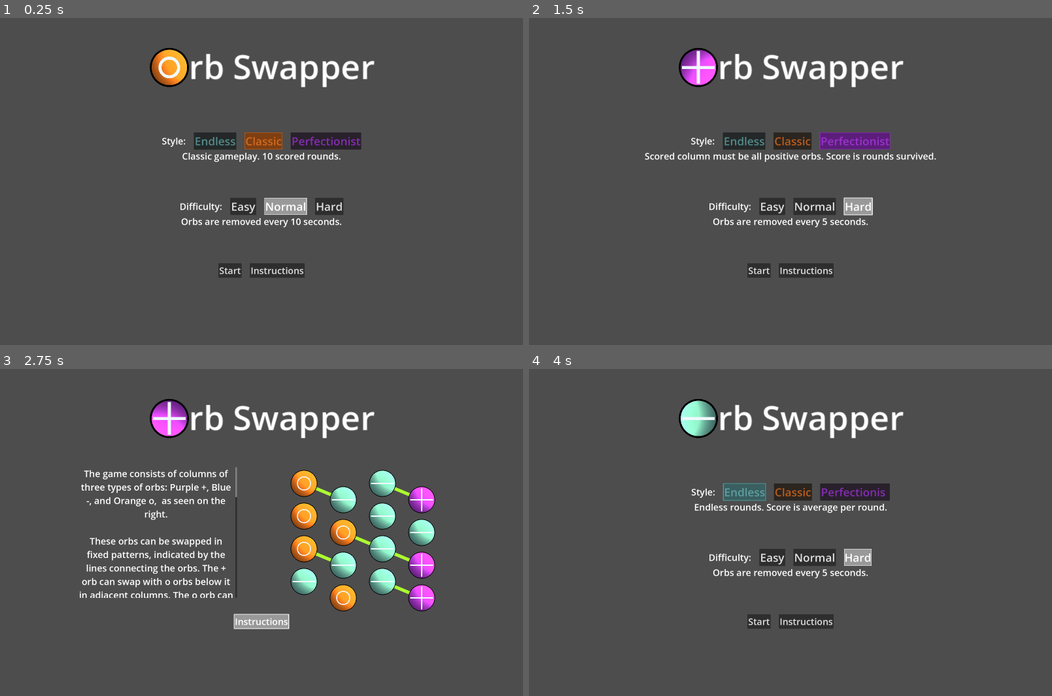
Above: before the commit, frames 1-4 (two rows, left to right).
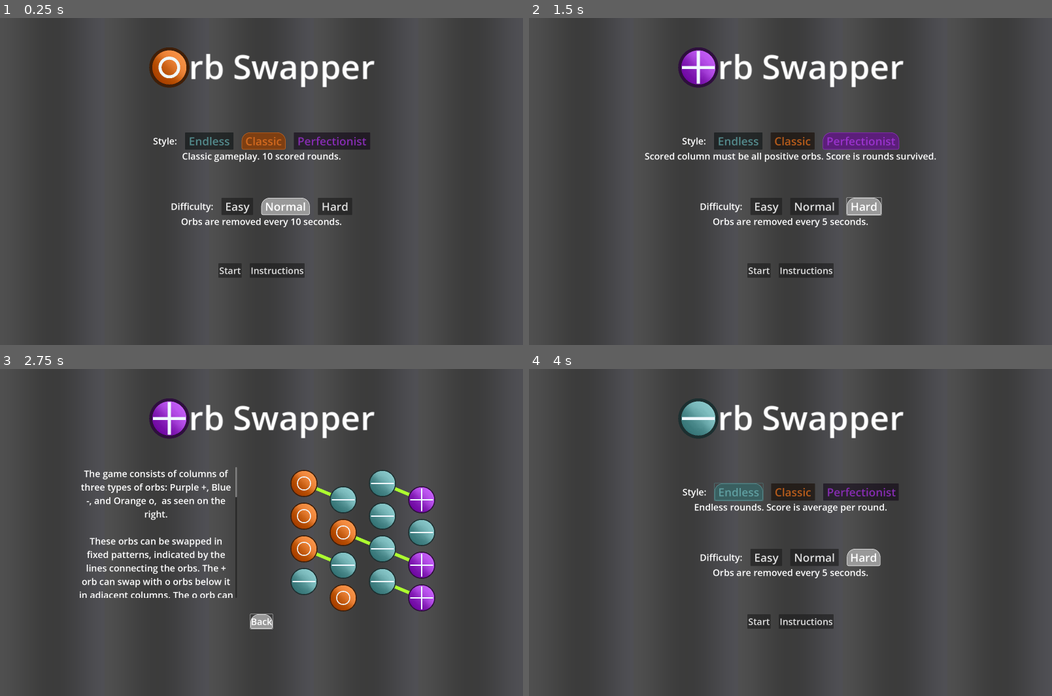
Above: after the commit, the same moments.

Repository: AKKamath/orb-game
Game: Godot game, scene res://title.tscn
Same seed, same stepped clock (60 frames per second), same inputs: the game is played once before the commit and once after it.
Inputs:
- Up to frame 1 (0.25 s): no input
- Up to frame 2 (1.5 s): click "Perfectionist" at 0.5 s; click "Hard" at 1.25 s
- Up to frame 3 (2.75 s): click "Instructions" at 2 s
- Up to frame 4 (4 s): click "Instructions" (after the commit: "Back") at 2.75 s; click "Endless" at 3.5 s

The runs differ from the first frame. In frame 1, 1.8% of the frame differs, in the area x 28-71%, y 9-61%; in frame 2, 1.8%; in frame 3, 5.2%, in the area x 28-84%, y 9-80%; in frame 4, 1.8%.

Commit message:
Add code and scnee changes to support the previous commits

Diff:
--- a/game.gd
+++ b/game.gd
@@ -117,7 +117,15 @@
 				newOrb.position = pos
 				newOrb.radius = radius
 				newOrb.redraw()
-
+	$Uplight.position.x = (calc_pos(COLS - 1, ROWS - 1) + offset).x
+	$Uplight.position.y = box.x / 2
+	$Uplight.scale.x = radius / 32
+	$Uplight.scale.y = box.y / 32
+
+	$Downlight.position.x = (calc_pos(COLS - 1, ROWS - 1) + offset).x
+	$Downlight.position.y = get_viewport().size.y - box.x / 2
+	$Downlight.scale.x = radius / 32
+	$Downlight.scale.y = box.y / 32
 
 # Called when the node enters the scene tree for the first time.
 func _ready() -> void:
@@ -152,6 +160,13 @@
 	$ScoreBar.max_value = ROUNDS
 	$ScoreBar.value = 0
 
+	# Do lighting effects
+	$Uplight.texture.gradient.set_color(0, Util.TYPE_COLOR[2])
+	$Downlight.texture.gradient.set_color(0, Util.TYPE_COLOR[0])
+
+	$Uplight.hide()
+	$Downlight.hide()
+
 	game_running = true
 	pass # Replace with function body.
 
@@ -159,6 +174,9 @@
 func _process(_delta: float) -> void:
 	$BurnBar.value = $BurnBar.max_value - $BurnTimer.time_left
 	$BurnBar.modulate.r8 = 255 * ($BurnBar.max_value - $BurnTimer.time_left) / $BurnBar.max_value
+	if $BurnBar.value > 0.75:
+		$Uplight.hide()
+		$Downlight.hide()
 	pass
 
 func _on_orb_clicked(index: Vector2i, clicked: bool, dragged : bool) -> void:
@@ -283,44 +301,36 @@
 			orbDict[index].dest.y = 10000
 			if(orbDict[index].type == 2 and !orbDict[index].burned):
 				burnedCount += 1
+			$Downlight.show()
+			$DownOrbs.play()
 		else:
 			if(orbDict[index].type == 2 and orbDict[index].burned):
 				burnedCount += 1
 			orbDict[index].dest.y = -10000
+			$Uplight.show()
+			$UpOrbs.play()
 		orbDict[index].queue_redraw()
-
-	$BurnOrbs.pitch_scale = 0.5
 
 	if(roundScore > 0):
 		# Game end for perfect mode
 		if(roundScore - burnedCount != ROWS and gameStyle == Util.STYLE.PERFECT):
 			game_end()
 			return
-		# Check if perfect row to apply multiplier
-		#if(roundScore == ROWS):
-		#	perfectSteps += 1
-		#else:
-		#	perfectSteps = 0
-
 
 		# Apply multiplier to score
 		score += (roundScore - burnedCount) * (perfectSteps + 1)
 		if roundScore == ROWS:
 			$ScoreIndicator.text = "Perfect!"
-			$ScoreIndicator.modulate = Color.AQUA
-			$BurnOrbs.pitch_scale = 1
+			$ScoreIndicator.modulate = Color.PURPLE
 		elif(roundScore > ROWS * 3.0 / 4.0):
 			$ScoreIndicator.text = "Nice"
-			$ScoreIndicator.modulate = Color.WHITE
-			$BurnOrbs.pitch_scale = 2
+			$ScoreIndicator.modulate = Color.GOLD
 		elif(roundScore > ROWS / 2.0):
 			$ScoreIndicator.text = "Okay"
-			$ScoreIndicator.modulate = Color.GOLD
-			$BurnOrbs.pitch_scale = 3
+			$ScoreIndicator.modulate = Color.ORANGE
 		else:
-			$ScoreIndicator.text = "Meh."
-			$ScoreIndicator.modulate = Color.WEB_GRAY
-			$BurnOrbs.pitch_scale = 4
+			$ScoreIndicator.text = "Meh"
+			$ScoreIndicator.modulate = Color.WEB_GREEN
 
 		$ScoreIndicator.reset()
 		$ScoreIndicator.show()
@@ -333,7 +343,7 @@
 		$ScoreBar.modulate = color
 	elif burnedCount > 0:
 		$ScoreIndicator.text = "Waste!"
-		$ScoreIndicator.modulate = Color.MEDIUM_PURPLE
+		$ScoreIndicator.modulate = Color.CADET_BLUE
 		$ScoreIndicator.reset()
 		$ScoreIndicator.show()
 	steps += 1
@@ -350,7 +360,6 @@
 			if(scoredSteps > 0):
 				$UI.get_node("Score").text = str(score / scoredSteps)
 
-	$BurnOrbs.play()
 	$BurnTimer.start(BURN_TIME)
 	$BurnBar.max_value = BURN_TIME
 	$BurnBar.value = 0
--- a/game.tscn
+++ b/game.tscn
@@ -1,10 +1,42 @@
-[gd_scene load_steps=6 format=3 uid="uid://b2u3ab8aorqqg"]
+[gd_scene load_steps=15 format=3 uid="uid://b2u3ab8aorqqg"]
 
 [ext_resource type="Script" path="res://game.gd" id="1_ye45a"]
 [ext_resource type="PackedScene" uid="uid://cefkthik5xabh" path="res://orb.tscn" id="2_icx0f"]
 [ext_resource type="Script" path="res://score_indicator.gd" id="3_femau"]
-[ext_resource type="AudioStream" uid="uid://dc0rugrd75w1e" path="res://marble-83124.mp3" id="4_et5am"]
+[ext_resource type="AudioStream" uid="uid://dukgljr0u3hjj" path="res://orbs_up.mp3" id="4_3rvuf"]
 [ext_resource type="AudioStream" uid="uid://cpfsl3nre6hpg" path="res://glass-wind-157910.mp3" id="4_yxbt6"]
+[ext_resource type="AudioStream" uid="uid://dxwog4bwvp6cq" path="res://magic-charge-mana-2-186628.mp3" id="5_t6as0"]
+[ext_resource type="PackedScene" uid="uid://dy5dtls2d8cum" path="res://particle_effect.tscn" id="7_dqwkn"]
+[ext_resource type="Texture2D" uid="uid://dev55pshc4u6p" path="res://light_texture.tres" id="8_x201r"]
+
+[sub_resource type="Gradient" id="Gradient_erxc8"]
+interpolation_mode = 2
+offsets = PackedFloat32Array(0, 0.522727, 1)
+colors = PackedColorArray(0.352941, 0.352941, 0.352941, 1, 0.235294, 0.235294, 0.235294, 1, 0.352941, 0.352941, 0.352941, 1)
+
+[sub_resource type="GradientTexture2D" id="GradientTexture2D_52wmk"]
+gradient = SubResource("Gradient_erxc8")
+width = 512
+height = 512
+
+[sub_resource type="CanvasItemMaterial" id="CanvasItemMaterial_hfs5c"]
+blend_mode = 1
+
+[sub_resource type="CanvasItemMaterial" id="CanvasItemMaterial_c56cs"]
+blend_mode = 1
+
+[sub_resource type="Gradient" id="Gradient_j0jcc"]
+resource_local_to_scene = true
+interpolation_mode = 2
+offsets = PackedFloat32Array(0.448052, 1)
+colors = PackedColorArray(1, 1, 0.721569, 1, 0.12549, 0.12549, 0.12549, 0)
+
+[sub_resource type="GradientTexture2D" id="GradientTexture2D_yvewy"]
+resource_local_to_scene = true
+gradient = SubResource("Gradient_j0jcc")
+fill = 1
+fill_from = Vector2(0.5, 0)
+fill_to = Vector2(0.325688, 0.527523)
 
 [node name="Game" type="Node"]
 script = ExtResource("1_ye45a")
@@ -88,14 +120,46 @@
 theme_override_font_sizes/font_size = 55
 text = "RESET"
 
-[node name="BurnOrbs" type="AudioStreamPlayer" parent="."]
-stream = ExtResource("4_et5am")
+[node name="UpOrbs" type="AudioStreamPlayer" parent="."]
+stream = ExtResource("4_3rvuf")
+
+[node name="DownOrbs" type="AudioStreamPlayer" parent="."]
+stream = ExtResource("5_t6as0")
 
 [node name="BackgroundMusic" type="AudioStreamPlayer" parent="."]
 stream = ExtResource("4_yxbt6")
 autoplay = true
 parameters/looping = true
 
+[node name="TextureRect" type="TextureRect" parent="."]
+z_index = -20
+anchors_preset = 15
+anchor_right = 1.0
+anchor_bottom = 1.0
+grow_horizontal = 2
+grow_vertical = 2
+mouse_filter = 2
+texture = SubResource("GradientTexture2D_52wmk")
+stretch_mode = 1
+
+[node name="ParticleEffect3" parent="." instance=ExtResource("7_dqwkn")]
+position = Vector2(3789, 2280)
+
+[node name="ParticleEffect2" parent="." instance=ExtResource("7_dqwkn")]
+position = Vector2(2526, 1520)
+
+[node name="ParticleEffect" parent="." instance=ExtResource("7_dqwkn")]
+position = Vector2(1263, 760)
+
+[node name="Uplight" type="Sprite2D" parent="."]
+material = SubResource("CanvasItemMaterial_hfs5c")
+texture = ExtResource("8_x201r")
+
+[node name="Downlight" type="Sprite2D" parent="."]
+material = SubResource("CanvasItemMaterial_c56cs")
+rotation = 3.14159
+texture = SubResource("GradientTexture2D_yvewy")
+
 [connection signal="timeout" from="ScoreIndicator/IndicatorTimer" to="ScoreIndicator" method="_on_indicator_timer_timeout"]
 [connection signal="gui_input" from="BurnBar" to="." method="_on_burn_bar_gui_input"]
 [connection signal="timeout" from="BurnTimer" to="." method="_on_timer_timeout"]
--- a/main_theme.tres
+++ b/main_theme.tres
@@ -6,6 +6,10 @@
 border_width_right = 2
 border_width_bottom = 2
 border_color = Color(1, 1, 1, 1)
+corner_radius_top_left = 40
+corner_radius_top_right = 40
+corner_radius_bottom_right = 8
+corner_radius_bottom_left = 8
 
 [resource]
 default_font_size = 45
--- a/orb.gd
+++ b/orb.gd
@@ -10,10 +10,9 @@
 const BASE_SPEED = 300
 const SWAP_SPEED = 1000
 
-var TYPE_COLOR = {
-	0 : Color.CADET_BLUE,
-	1 : Color.CHOCOLATE,
-	2 : Color.DARK_ORCHID,
+enum LIGHTING {
+	EXPAND = 0,
+	CONTRACT = 1,
 }
 
 var dest
@@ -56,7 +55,9 @@
 	connectedLines.clear()
 	connectedOrbs.clear()
 	queue_redraw()
-
+var light_base_scale
+var light_dir = LIGHTING.EXPAND
+var LIGHTING_SPEED = 0.02
 # Called when the node enters the scene tree for the first time.
 func _ready() -> void:
 	queue_redraw()
@@ -64,7 +65,7 @@
 		dest = position
 	highlighted = false
 	SPEED = BASE_SPEED#get_viewport().size.x * 0.2
-
+	light_base_scale = $MeshInstance2D/InnerLight.scale
 	# Init sizes
 	$CollisionShape2D.shape.radius = radius
 	$MeshInstance2D.scale.x = radius * 2 * 0.8
@@ -80,7 +81,7 @@
 		line.add_point(Vector2.ZERO)
 		line.add_point(orb.dest - dest)
 		line.set_width(radius / 5)
-	_draw()
+	queue_redraw()
 
 func can_swap(orb):
 	return ((orb.type - type == 1 || orb.type - type == -2) and orb.dest.y < dest.y) or \
@@ -101,15 +102,15 @@
 				#	draw_line(Vector2.ZERO, orb.dest - dest, Color.BISQUE, 5)
 
 	if highlighted:
-		draw_circle(Vector2.ZERO, radius * 0.8, TYPE_COLOR[type].darkened(-0.7), false, radius * 0.1)
+		draw_circle(Vector2.ZERO, radius * 0.8, Util.TYPE_COLOR[type].darkened(-0.7), false, radius * 0.1)
 	else:
-		draw_circle(Vector2.ZERO, radius * 0.8, Color.BLACK, false, 3)
+		draw_circle(Vector2.ZERO, radius * 0.8, Util.TYPE_COLOR[type].darkened(0.7), false, 5)
 
 	if burned:
-		$MeshInstance2D.texture.gradient.set_color(0, TYPE_COLOR[type].darkened(0.6))
+		$MeshInstance2D.texture.gradient.set_color(0, Util.TYPE_COLOR[type].darkened(0.6))
 		#draw_circle(Vector2.ZERO, radius * 0.8, TYPE_COLOR[type].darkened(0.6))
 	else:
-		$MeshInstance2D.texture.gradient.set_color(0, TYPE_COLOR[type])
+		$MeshInstance2D.texture.gradient.set_color(0, Util.TYPE_COLOR[type])
 		#draw_circle(Vector2.ZERO, radius * 0.8, TYPE_COLOR[type])
 
 	# Draw +
@@ -132,13 +133,11 @@
 	index = node.index
 	node.index = temp_ind
 
-	highlighted = false
 	disconnect_all()
-	queue_redraw()
+	highlight(false)
 
-	node.highlighted = false
 	node.disconnect_all()
-	node.queue_redraw()
+	node.highlight(false)
 
 	node.SPEED = SWAP_SPEED
 	SPEED = SWAP_SPEED
@@ -152,9 +151,20 @@
 			SPEED = BASE_SPEED
 		else:
 			position += position.direction_to(dest) * SPEED * delta
+	if highlighted:
+		if light_dir == LIGHTING.EXPAND:
+			$MeshInstance2D/InnerLight.scale += Vector2(delta, delta) * LIGHTING_SPEED
+			if $MeshInstance2D/InnerLight.scale > light_base_scale * 2:
+				light_dir = LIGHTING.CONTRACT
+		else:
+			$MeshInstance2D/InnerLight.scale -= Vector2(delta, delta) * LIGHTING_SPEED
+			if $MeshInstance2D/InnerLight.scale < light_base_scale:
+				light_dir = LIGHTING.EXPAND
+
 	pass
 
 func highlight(on : bool):
+	$MeshInstance2D/InnerLight.visible = on
 	highlighted = on
 	queue_redraw()
 
--- a/orb.tscn
+++ b/orb.tscn
@@ -1,22 +1,25 @@
-[gd_scene load_steps=10 format=3 uid="uid://cefkthik5xabh"]
+[gd_scene load_steps=17 format=3 uid="uid://cefkthik5xabh"]
 
 [ext_resource type="Script" path="res://orb.gd" id="1_68io8"]
+[ext_resource type="Texture2D" uid="uid://bn22lc7bmn4hk" path="res://orb_shading.png" id="2_fx2fs"]
 
 [sub_resource type="CircleShape2D" id="CircleShape2D_x4aft"]
 radius = 15.0
 
+[sub_resource type="ShaderMaterial" id="ShaderMaterial_2oom5"]
+
 [sub_resource type="SphereMesh" id="SphereMesh_bl1t7"]
+material = SubResource("ShaderMaterial_2oom5")
 
-[sub_resource type="Gradient" id="Gradient_pv2ln"]
+[sub_resource type="Gradient" id="Gradient_hgdjf"]
 resource_local_to_scene = true
-offsets = PackedFloat32Array(1)
-colors = PackedColorArray(1, 1, 0.427451, 0.686275)
+interpolation_mode = 1
+colors = PackedColorArray(1, 1, 1, 0.541176, 1, 1, 1, 0.545098)
 
-[sub_resource type="GradientTexture2D" id="GradientTexture2D_wxqe8"]
+[sub_resource type="GradientTexture2D" id="GradientTexture2D_45it1"]
 resource_local_to_scene = true
-gradient = SubResource("Gradient_pv2ln")
-fill = 1
-fill_from = Vector2(0.915138, 0.0733945)
+gradient = SubResource("Gradient_hgdjf")
+fill_from = Vector2(0, 1)
 
 [sub_resource type="Gradient" id="Gradient_3tnbf"]
 offsets = PackedFloat32Array(0.522727, 1)
@@ -37,6 +40,25 @@
 fill = 1
 fill_from = Vector2(0, 1)
 
+[sub_resource type="CanvasItemMaterial" id="CanvasItemMaterial_wd88v"]
+blend_mode = 1
+
+[sub_resource type="Gradient" id="Gradient_g3cee"]
+offsets = PackedFloat32Array(0.00649351, 0.775974)
+colors = PackedColorArray(0.619608, 0.619608, 0.619608, 0.67451, 0, 0, 0, 1)
+
+[sub_resource type="GradientTexture2D" id="GradientTexture2D_3s8n2"]
+gradient = SubResource("Gradient_g3cee")
+fill = 1
+fill_from = Vector2(0.5, 0.5)
+fill_to = Vector2(0.25, 0.5)
+
+[sub_resource type="CanvasItemMaterial" id="CanvasItemMaterial_0bf23"]
+blend_mode = 1
+
+[sub_resource type="CanvasItemMaterial" id="CanvasItemMaterial_hdo5r"]
+blend_mode = 2
+
 [node name="orb" type="Area2D"]
 position = Vector2(252, 134)
 script = ExtResource("1_68io8")
@@ -52,19 +74,41 @@
 z_index = -1
 scale = Vector2(64, 64)
 mesh = SubResource("SphereMesh_bl1t7")
-texture = SubResource("GradientTexture2D_wxqe8")
+texture = SubResource("GradientTexture2D_45it1")
 
 [node name="PointLight2D" type="PointLight2D" parent="MeshInstance2D"]
+visible = false
 scale = Vector2(0.015625, 0.015625)
 range_item_cull_mask = 256
 texture = SubResource("GradientTexture2D_7thgw")
 
 [node name="PointLight2D2" type="PointLight2D" parent="MeshInstance2D"]
+visible = false
 scale = Vector2(0.015625, 0.015625)
 blend_mode = 1
 range_item_cull_mask = 256
 texture = SubResource("GradientTexture2D_yhwu5")
 
+[node name="InnerLight" type="Sprite2D" parent="MeshInstance2D"]
+visible = false
+material = SubResource("CanvasItemMaterial_wd88v")
+scale = Vector2(0.016, 0.016)
+texture = SubResource("GradientTexture2D_3s8n2")
+
+[node name="Sprite2D" type="Sprite2D" parent="MeshInstance2D"]
+material = SubResource("CanvasItemMaterial_0bf23")
+position = Vector2(-2.09548e-08, 2.09548e-08)
+scale = Vector2(0.016, 0.016)
+texture = ExtResource("2_fx2fs")
+
+[node name="Sprite2D2" type="Sprite2D" parent="MeshInstance2D"]
+material = SubResource("CanvasItemMaterial_hdo5r")
+position = Vector2(-1.41561e-07, 4.14439e-08)
+scale = Vector2(0.016, 0.016)
+texture = ExtResource("2_fx2fs")
+flip_h = true
+flip_v = true
+
 [connection signal="input_event" from="." to="." method="_on_input_event"]
 [connection signal="mouse_entered" from="." to="." method="_on_mouse_entered"]
 [connection signal="mouse_exited" from="." to="." method="_on_mouse_exited"]
--- a/particle_effect.gd
+++ b/particle_effect.gd
@@ -17,7 +17,7 @@
 	else:
 		position.x = vp.x
 	position.y = randf_range(0, vp.y * 3 / 4)
-	SPEED = Vector2(vp.x / 5, randf_range(0, vp.y / 5))
+	SPEED = Vector2(randf_range(vp.x / 5, vp.x / 3), randf_range(0, vp.y / 5))
 
 # Called when the node enters the scene tree for the first time.
 func _ready() -> void:
--- a/project.godot
+++ b/project.godot
@@ -42,3 +42,4 @@
 
 renderer/rendering_method="mobile"
 textures/vram_compression/import_etc2_astc=true
+limits/opengl/max_renderable_lights=80
--- a/score_indicator.gd
+++ b/score_indicator.gd
@@ -17,7 +17,7 @@
 func _process(delta: float) -> void:
 	if is_visible():
 		position += position.direction_to(Vector2(position.x, 0)) * SPEED * delta
-		modulate.a8 -= delta * SPEED
+		modulate.a8 -= int(delta * SPEED)
 	pass
 
 func _on_indicator_timer_timeout() -> void:
--- a/title.gd
+++ b/title.gd
@@ -25,12 +25,6 @@
 		elif (j > 0):
 			newOrb.connect_orb(orbDict[Vector2i(i - 1, j - 1)])
 
-var TCOLOR = {
-	0 : Color.CADET_BLUE,
-	1 : Color.CHOCOLATE,
-	2 : Color.DARK_ORCHID,
-}
-
 # Called when the node enters the scene tree for the first time.
 func _ready() -> void:
 	# Setup initial options
@@ -40,15 +34,12 @@
 	style = Util.STYLE.CLASSIC
 
 	# Add color to our buttons
-	$StyleUI/StyleOpts/EndlessButton.modulate       = TCOLOR[0]
-	$StyleUI/StyleOpts/ClassicButton.modulate       = TCOLOR[1]
-	$StyleUI/StyleOpts/PerfectionistButton.modulate = TCOLOR[2]
-
+	$StyleUI/StyleOpts/EndlessButton.modulate       = Util.TYPE_COLOR[0]
+	$StyleUI/StyleOpts/ClassicButton.modulate       = Util.TYPE_COLOR[1]
+	$StyleUI/StyleOpts/PerfectionistButton.modulate = Util.TYPE_COLOR[2]
 
 	$InsBox.hide()
 	$InsPanel.hide()
-	var radius = 10
-	var box = $InsPanel.size
 	# Setup instruction orbs
 	for i in range(COLS):
 		for j in range(ROWS):
@@ -133,50 +124,56 @@
 
 
 func _on_easy_button_toggled(toggled_on: bool) -> void:
-	difficulty = Util.DIFF.EASY
-	$Title/orb.type = 0
-	$Title/orb.queue_redraw()
-	$DifficultyUI/DifficultyDescription.text = "Orbs are removed every 15 seconds."
+	if toggled_on:
+		difficulty = Util.DIFF.EASY
+		$Title/orb.type = 0
+		$Title/orb.queue_redraw()
+		$DifficultyUI/DifficultyDescription.text = "Orbs are removed every 15 seconds."
 	pass # Replace with function body.
 
 
 func _on_normal_button_toggled(toggled_on: bool) -> void:
-	difficulty = Util.DIFF.NORMAL
-	$Title/orb.type = 1
-	$Title/orb.queue_redraw()
-	$DifficultyUI/DifficultyDescription.text = "Orbs are removed every 10 seconds."
+	if toggled_on:
+		difficulty = Util.DIFF.NORMAL
+		$Title/orb.type = 1
+		$Title/orb.queue_redraw()
+		$DifficultyUI/DifficultyDescription.text = "Orbs are removed every 10 seconds."
 	pass # Replace with function body.
 
 
 func _on_hard_button_toggled(toggled_on: bool) -> void:
-	difficulty = Util.DIFF.HARD
-	$Title/orb.type = 2
-	$Title/orb.queue_redraw()
-	$DifficultyUI/DifficultyDescription.text = "Orbs are removed every 5 seconds."
+	if toggled_on:
+		difficulty = Util.DIFF.HARD
+		$Title/orb.type = 2
+		$Title/orb.queue_redraw()
+		$DifficultyUI/DifficultyDescription.text = "Orbs are removed every 5 seconds."
 	pass # Replace with function body.
 
 
 func _on_classic_toggled(toggled_on: bool) -> void:
-	style = Util.STYLE.CLASSIC
-	$Title/orb.type = 1
-	$Title/orb.queue_redraw()
-	$StyleUI/TypeDescription.text = "Classic gameplay. 10 scored rounds."
+	if toggled_on:
+		style = Util.STYLE.CLASSIC
+		$Title/orb.type = 1
+		$Title/orb.queue_redraw()
+		$StyleUI/TypeDescription.text = "Classic gameplay. 10 scored rounds."
 	pass # Replace with function body.
 
 
 func _on_endless_toggled(toggled_on: bool) -> void:
-	style = Util.STYLE.ENDLESS
-	$Title/orb.type = 0
-	$Title/orb.queue_redraw()
-	$StyleUI/TypeDescription.text = "Endless rounds. Score is average per round."
+	if toggled_on:
+		style = Util.STYLE.ENDLESS
+		$Title/orb.type = 0
+		$Title/orb.queue_redraw()
+		$StyleUI/TypeDescription.text = "Endless rounds. Score is average per round."
 	pass # Replace with function body.
 
 
 func _on_perfectionist_toggled(toggled_on: bool) -> void:
-	style = Util.STYLE.PERFECT
-	$Title/orb.type = 2
-	$Title/orb.queue_redraw()
-	$StyleUI/TypeDescription.text = "Scored column must be all positive orbs. Score is rounds survived."
+	if toggled_on:
+		style = Util.STYLE.PERFECT
+		$Title/orb.type = 2
+		$Title/orb.queue_redraw()
+		$StyleUI/TypeDescription.text = "Scored column must be all positive orbs. Score is rounds survived."
 	pass # Replace with function body.
 
 
@@ -209,4 +206,5 @@
 	$StyleUI.visible = !toggled_on
 	$DifficultyUI.visible = !toggled_on
 	$StartContainer/StartButton.visible = !toggled_on
-	pass # Replace with function body.
+	$StartContainer/InstructionButton.text = "Back" if toggled_on else "Instructions"
+	pass # Replace with function body.
--- a/title.tscn
+++ b/title.tscn
@@ -6,6 +6,16 @@
 [ext_resource type="ButtonGroup" uid="uid://duve4ich3ukkp" path="res://style_buttongroup.tres" id="3_2kblo"]
 
 [sub_resource type="ButtonGroup" id="ButtonGroup_pvtb1"]
+
+[sub_resource type="Gradient" id="Gradient_o6oj8"]
+interpolation_mode = 2
+offsets = PackedFloat32Array(0, 0.516234, 1)
+colors = PackedColorArray(0.313726, 0.313726, 0.313726, 1, 0.235294, 0.235294, 0.235294, 1, 0.313726, 0.313726, 0.333333, 1)
+
+[sub_resource type="GradientTexture2D" id="GradientTexture2D_ip1o4"]
+gradient = SubResource("Gradient_o6oj8")
+width = 512
+height = 512
 
 [node name="TitleScreen" type="Node"]
 
@@ -66,21 +76,21 @@
 theme_override_font_sizes/font_size = 55
 toggle_mode = true
 button_group = ExtResource("3_2kblo")
-text = "Endless"
+text = " Endless "
 
 [node name="ClassicButton" type="Button" parent="TitleUI/StyleUI/StyleOpts"]
 layout_mode = 2
 theme_override_font_sizes/font_size = 55
 toggle_mode = true
 button_group = ExtResource("3_2kblo")
-text = "Classic"
+text = " Classic "
 
 [node name="PerfectionistButton" type="Button" parent="TitleUI/StyleUI/StyleOpts"]
 layout_mode = 2
 theme_override_font_sizes/font_size = 55
 toggle_mode = true
 button_group = ExtResource("3_2kblo")
-text = "Perfectionist"
+text = " Perfectionist "
 
 [node name="TypeDescription" type="Label" parent="TitleUI/StyleUI"]
 layout_mode = 2
@@ -111,21 +121,21 @@
 theme_override_font_sizes/font_size = 55
 toggle_mode = true
 button_group = SubResource("ButtonGroup_pvtb1")
-text = "Easy"
+text = " Easy "
 
 [node name="NormalButton" type="Button" parent="TitleUI/DifficultyUI/DifficultyOpts"]
 layout_mode = 2
 theme_override_font_sizes/font_size = 55
 toggle_mode = true
 button_group = SubResource("ButtonGroup_pvtb1")
-text = "Normal"
+text = " Normal "
 
 [node name="HardButton" type="Button" parent="TitleUI/DifficultyUI/DifficultyOpts"]
 layout_mode = 2
 theme_override_font_sizes/font_size = 55
 toggle_mode = true
 button_group = SubResource("ButtonGroup_pvtb1")
-text = "Hard"
+text = " Hard "
 
 [node name="DifficultyDescription" type="Label" parent="TitleUI/DifficultyUI"]
 layout_mode = 2
@@ -185,6 +195,17 @@
 text = "Instructions
 "
 
+[node name="TextureRect" type="TextureRect" parent="."]
+z_index = -2000
+anchors_preset = 15
+anchor_right = 1.0
+anchor_bottom = 1.0
+grow_horizontal = 2
+grow_vertical = 2
+mouse_filter = 2
+texture = SubResource("GradientTexture2D_ip1o4")
+stretch_mode = 1
+
 [connection signal="resized" from="TitleUI" to="TitleUI" method="_on_resized"]
 [connection signal="toggled" from="TitleUI/StyleUI/StyleOpts/EndlessButton" to="TitleUI" method="_on_endless_toggled"]
 [connection signal="toggled" from="TitleUI/StyleUI/StyleOpts/ClassicButton" to="TitleUI" method="_on_classic_toggled"]
Not shown: 1 places in title.tscn that only renumber resources
